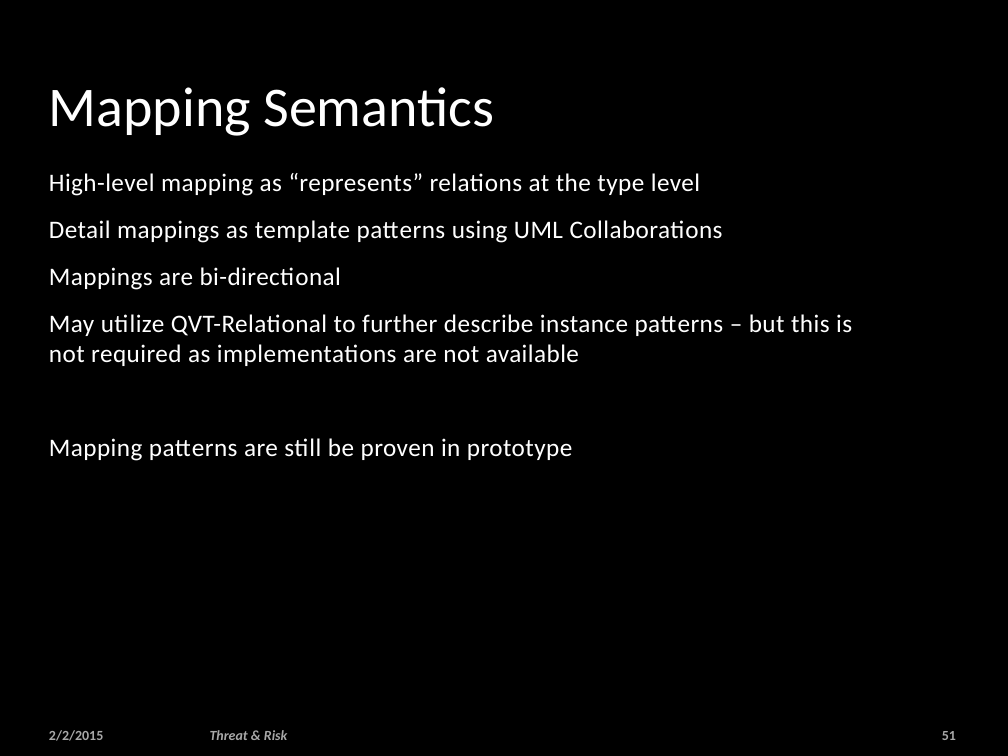
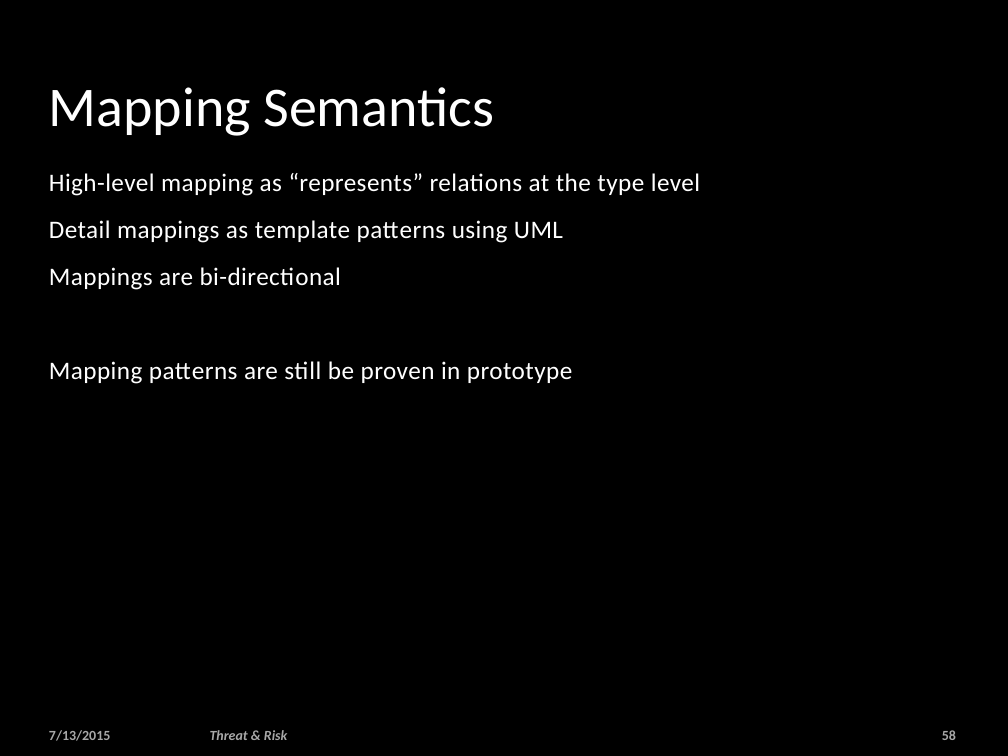
Before and after one commit to omg-threat-modeling/phase1, a slide deck: slide 58 of Team/Threat-risk -enguagement.pptx (slide 51 before the commit). Drawn at 1008x756 pixels with LibreOffice and Linux fonts; fonts in the diff are those of the drawing; background and template pictures are left out. Boxes give left, top, right and bottom in pixels: in the first picture for what was removed or moved away, otherwise in the second. Text is boxed around its words. In the diff, an @@ line names an element or a change of style, - is before the commit and + after.

```diff
--- a/Team/Threat-risk -enguagement.pptx
+++ b/Team/Threat-risk -enguagement.pptx
@@ text at (49, 220, 563, 243): text changed @@
-Detail mappings as template patterns using UML Collaborations
+Detail mappings as template patterns using UML
@@ text at (49, 314, 852, 366): paragraph removed @@
-May utilize QVT-Relational to further describe instance patterns – but this is not required as implementations are not available
@@ text at (49, 730, 111, 741): text changed @@
-2/2/2015
+7/13/2015
@@ page number at (942, 730, 956, 740): text changed @@
-51
+58
```
Also in this commit, not shown: 48 other slides changed, 26 slides added, 8 slides removed, 2 other files.
